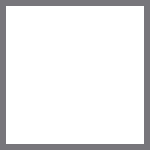
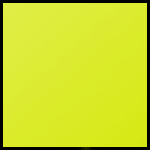
The second 150x150 image is a revision of the first. Changes to its layers:
hid "Clear" over [0, 0, 150, 150]
showed "yellow" over [0, 0, 150, 150]
